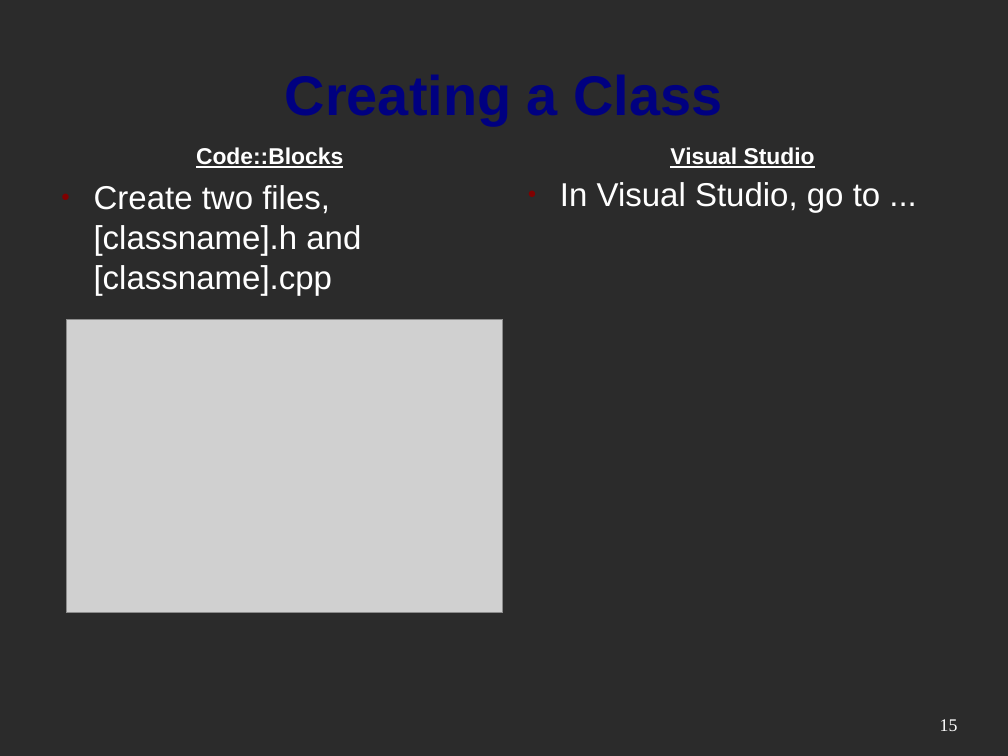
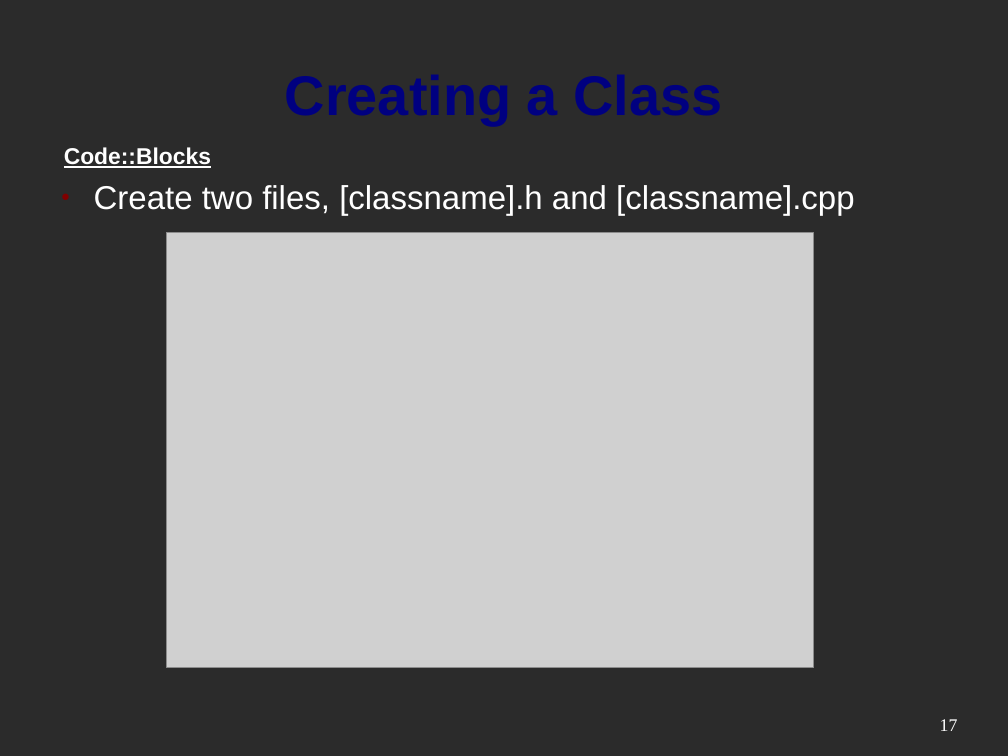
Before and after one commit to mactwist555/CPP-Course, a slide deck: slide 17 of Week 02/1 Classes.odp (slide 15 before the commit). Drawn at 1008x756 pixels with LibreOffice and Linux fonts; fonts in the diff are those of the drawing; grey boxes stand for pictures; background and template pictures are left out; a plain dark background stands for a picture behind light text. Boxes give left, top, right and bottom in pixels: in the first picture for what was removed or moved away, otherwise in the second. Text is boxed around its words. In the diff, an @@ line names an element or a change of style, - is before the commit and + after.

```diff
--- a/Week 02/1 Classes.odp
+++ b/Week 02/1 Classes.odp
@@ text "Code::Blocks" at [64, 147, 211, 168]: alignment centre to left @@
@@ text removed at [670, 147, 815, 168] @@
-Visual Studio
@@ text "Create two files, [classname].h and ..." rewrapped from [94, 185, 361, 295] to [94, 185, 854, 216] @@
@@ text removed at [560, 182, 880, 213] @@
-● In Visual Studio, go to ...
@@ picture: place and size @@
-picture at [66, 319, 503, 613]
+picture at [166, 232, 814, 668]
@@ page number at [940, 719, 958, 731]: text changed @@
-15
+17
```
Also in this commit, not shown: 2 other slides changed, 2 slides added, 7 other files.
